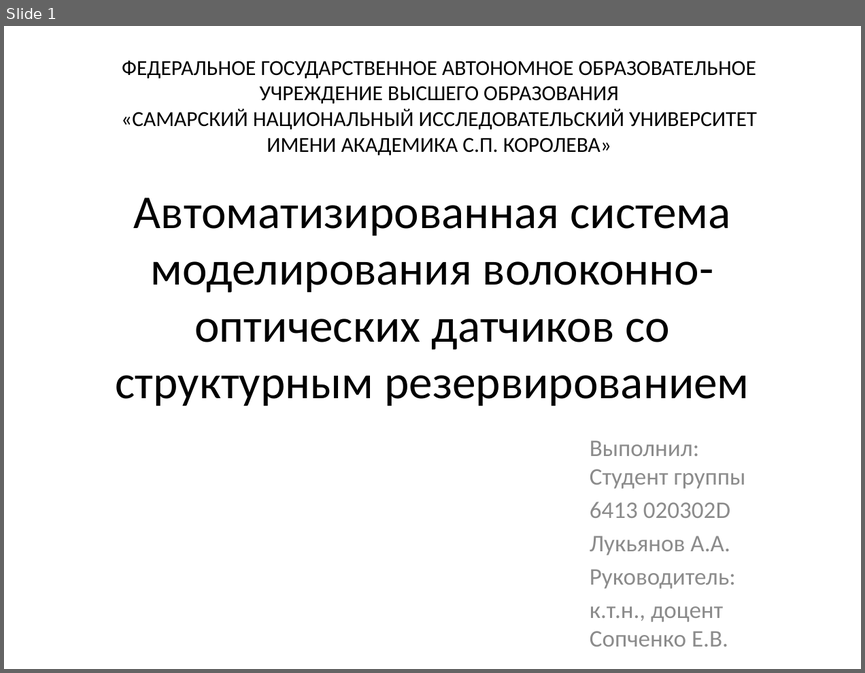
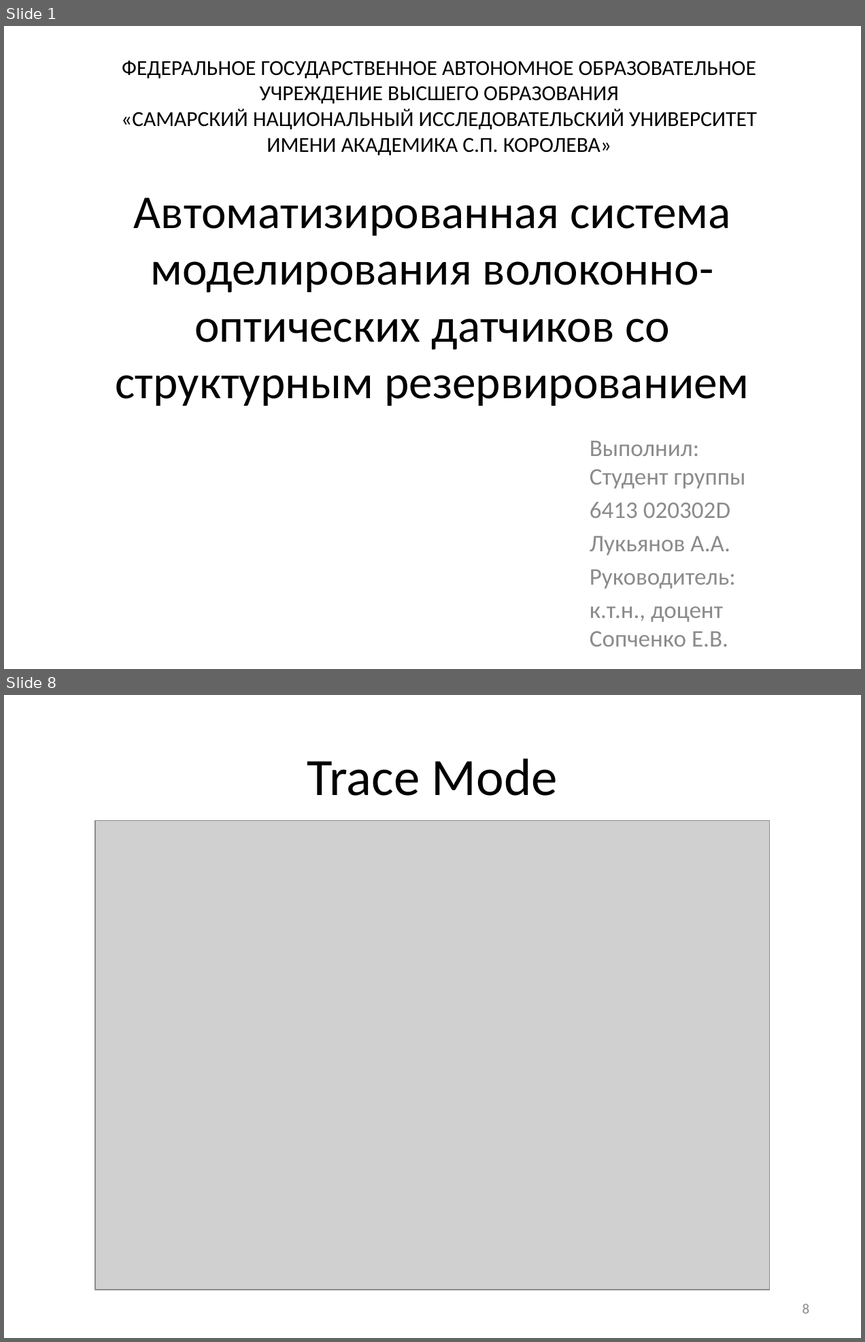
Before and after one commit to Morgan163/diplom, a slide deck: Автоматизированная система моделирования волоконно-оптических датчиков со структурным резервированием.pptx. Shown one above the other, each under a label of ours: slide 1 before the commit, slides 1 and 8 after it; the slides between them are not shown. The pictures are 865x673 and 865x1342 pixels, drawn with LibreOffice and Linux fonts; fonts in the diff are those of the drawing; grey boxes stand for pictures. Boxes give left, top, right and bottom in pixels: in the first picture for what was removed or moved away, otherwise in the second. Text is boxed around its words. In the diff, an @@ line names an element or a change of style, - is before the commit and + after.

```diff
--- a/Автоматизированная система моделирования волоконно-оптических датчиков со структурным резервированием.pptx
+++ b/Автоматизированная система моделирования волоконно-оптических датчиков со структурным резервированием.pptx
@@ slide 8 added at <box>4,695,861,1338</box>, background #FFFFFF @@
@@ title added at <box>307,758,558,796</box>, 44 pt, text #000000 @@
+Trace Mode
@@ picture added at <box>95,821,769,1289</box> @@
@@ page number added at <box>802,1304,810,1313</box>, 12 pt, text #8C8C8C @@
+8
```
Also in this commit, not shown: 3 slides changed, 3 other slides added, 1 slide removed, 1 other file.
